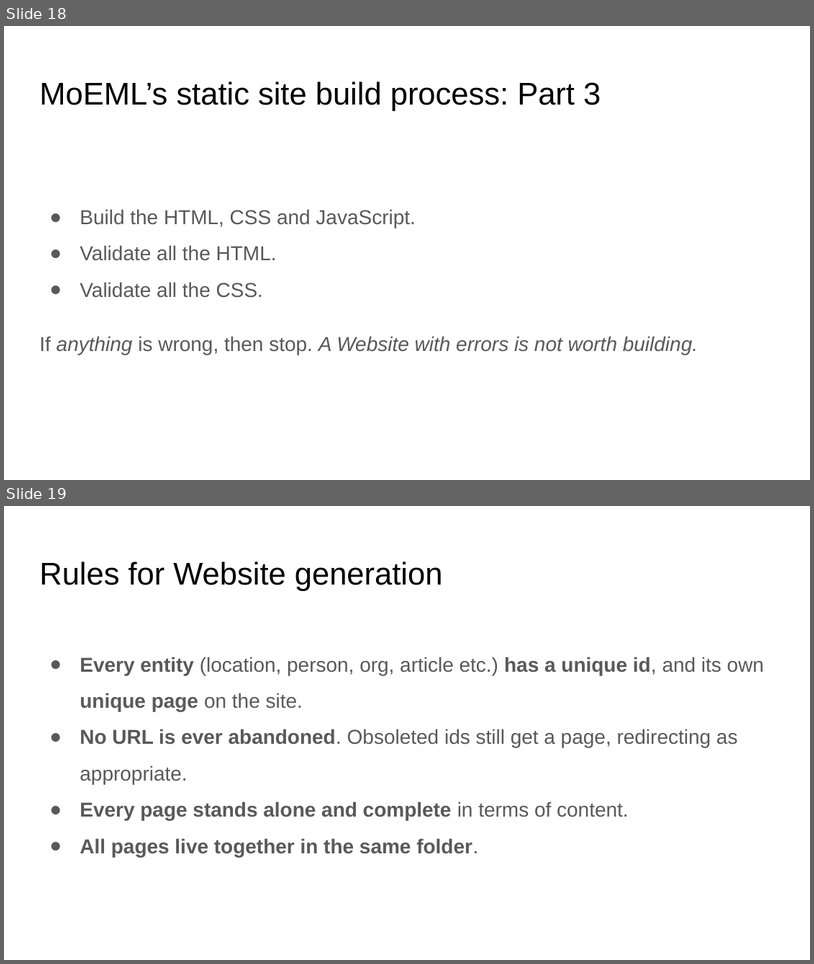
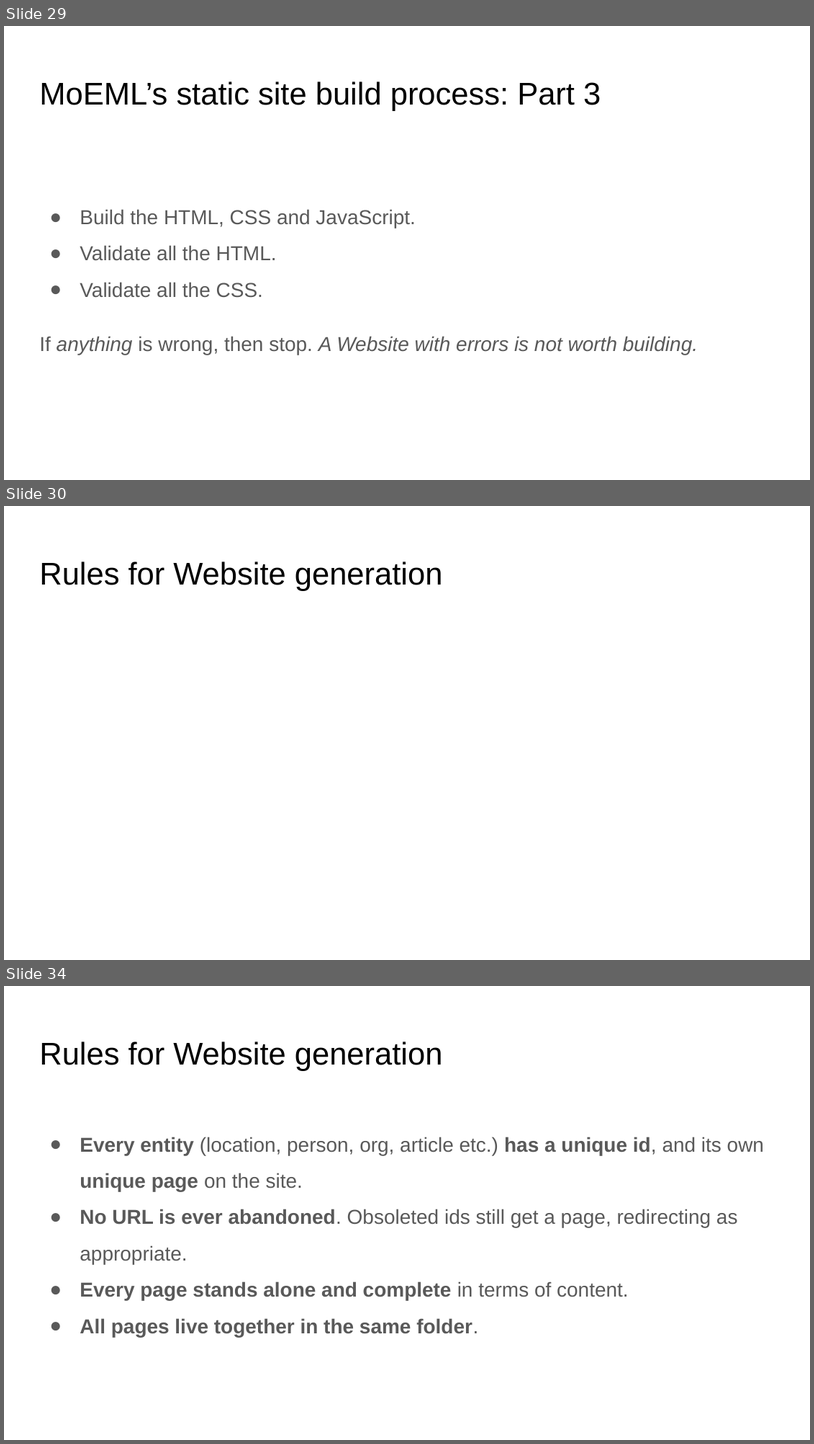
Before and after one commit to projectEndings/Endings, a slide deck: presentations/tei_2019/thePrefabricatedWebsite.odp. Shown one above the other, each under a label of ours: slides 18 and 19 before the commit, slides 29, 30 and 34 after it; the slides between them are not shown. The pictures are 814x964 and 814x1444 pixels, drawn with LibreOffice and Linux fonts; fonts in the diff are those of the drawing; background and template pictures are left out. Boxes give left, top, right and bottom in pixels: in the first picture for what was removed or moved away, otherwise in the second. Text is boxed around its words. In the diff, an @@ line names an element or a change of style, - is before the commit and + after.

```diff
--- a/presentations/tei_2019/thePrefabricatedWebsite.odp
+++ b/presentations/tei_2019/thePrefabricatedWebsite.odp
@@ slide 30 added at (x1=4, y1=506, x2=810, y2=960), background #FFFFFF @@
@@ title added at (x1=39, y1=561, x2=443, y2=591), 28 pt, text #000000 @@
+Rules for Website generation
@@ what was slide 18 is now slide 29 @@
@@ what was slide 19 is now slide 34 @@
```
Also in this commit, not shown: 4 slides changed, 14 other slides added, 2 other files.
